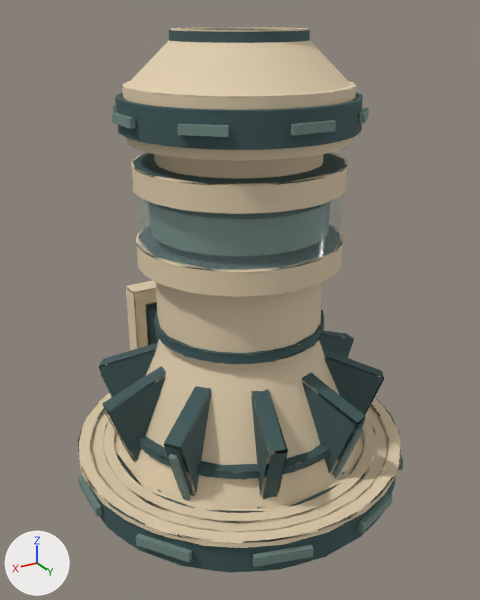
Two versions of the glTF model assets/kit/labkit/Cannon_T1.glb, one commit apart.
Both versions are drawn from a 50 mm lens placed at (3.25, 5.42, 4.71), pointed at (0.06, 0.1, 2.05). Arrows for +X, +Y and +Z are at lower left; the lights stay in place. The first picture is the older version. Vertices at exactly the same position are counted once.

Before the edit, the objects in view are built like this:
```python
me_cannon_t1 = bpy.data.meshes.new('Cannon_T1')
me_cannon_t1.from_pydata(...)  # 4986 vertices, 5634 faces; spans x -1.79..1.79, y -1.79..1.79, z 0.06..4.59
# faces by material slot: [414, 1843, 726, 628, 32, 212, 931, 848]
me_cannon_t1.materials.append(mat_os_plate)  # beige #e2cfae
me_cannon_t1.materials.append(mat_os_dark)  # dark cyan #3d5758
me_cannon_t1.materials.append(mat_os_steel)  # beige #e2cfae
me_cannon_t1.materials.append(mat_os_light)  # beige #e2cfae
me_cannon_t1.materials.append(mat_os_recess)  # dark cyan #3d5758
me_cannon_t1.materials.append(mat_os_glass)  # light grey #aecac7
me_cannon_t1.materials.append(mat_os_shell)  # beige #e2cfae
me_cannon_t1.materials.append(mat_os_detail)  # greyish green #718a83
ob_cannon_t1 = bpy.data.objects.new('Cannon_T1', me_cannon_t1)
ob_cannon_t1.location = (0.0, 0.0, 0.0)
```
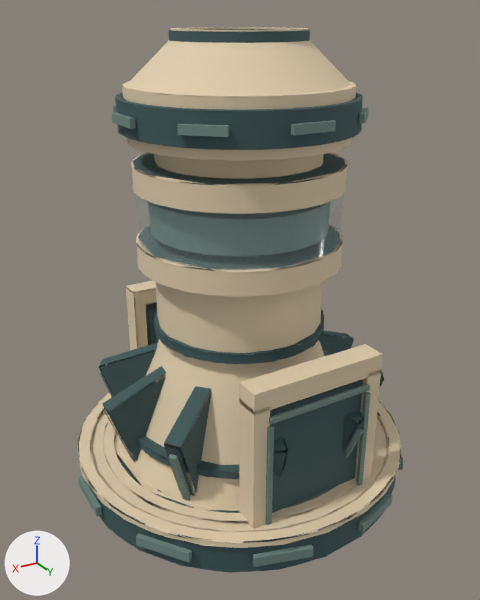
Edits to the bpy script that builds the scene:
```text
Change me_cannon_t1:
    used by ob_cannon_t1; location = (0.0, 0.0, 0.0)
    remove me_cannon_t1.from_pydata(...)  # 4986 vertices, 5634 faces; spans x -1.79..1.79, y -1.79..1.79, z 0.06..4.59
    add me_cannon_t1.from_pydata(...)  # 5042 vertices, 5718 faces; spans x -1.79..1.79, y -1.79..1.79, z 0.06..4.59
    me_cannon_t1 part 1: a new loose piece, a box spanning x -0.55..0.55, y 1.15..1.35, z 0.06..1.56, in mat_os_dark (dark cyan #3d5758)
    me_cannon_t1 part 2: a new loose piece, a box spanning x 0.54..0.7, y 1.17..1.41, z 0.06..1.66, in mat_os_steel (beige #e2cfae)
    me_cannon_t1 part 3: a new loose piece, a box spanning x -0.7..-0.54, y 1.17..1.41, z 0.06..1.66, in mat_os_steel (beige #e2cfae)
    me_cannon_t1 part 4: a new loose piece, a box spanning x -0.7..0.7, y 1.17..1.41, z 1.62..1.82, in mat_os_steel (beige #e2cfae)
    me_cannon_t1 part 5: a new loose piece, a box spanning x 0.515..0.565, y 1.4..1.44, z 0.16..1.46, in mat_os_detail (greyish green #718a83)
    me_cannon_t1 part 6: a new loose piece, a box spanning x -0.565..-0.515, y 1.4..1.44, z 0.16..1.46, in mat_os_detail (greyish green #718a83)
    me_cannon_t1 part 7: a new loose piece, a box spanning x -0.55..0.55, y 1.4..1.44, z 1.495..1.545, in mat_os_detail (greyish green #718a83)
```

Where the change shows, as pixel boxes (x1, y1, x2, y2) in the pictures (480 x 600 px):
part 1 of me_cannon_t1, added
    after: (270, 379, 363, 513)
part 2 of me_cannon_t1, added
    after: (239, 398, 270, 529)
part 3 of me_cannon_t1, added
    after: (355, 370, 381, 481)
part 4 of me_cannon_t1, added
    after: (239, 344, 383, 415)
part 5 of me_cannon_t1, added
    after: (266, 425, 274, 525)
part 6 of me_cannon_t1, added
    after: (356, 392, 371, 486)
part 7 of me_cannon_t1, added
    after: (269, 384, 370, 424)
